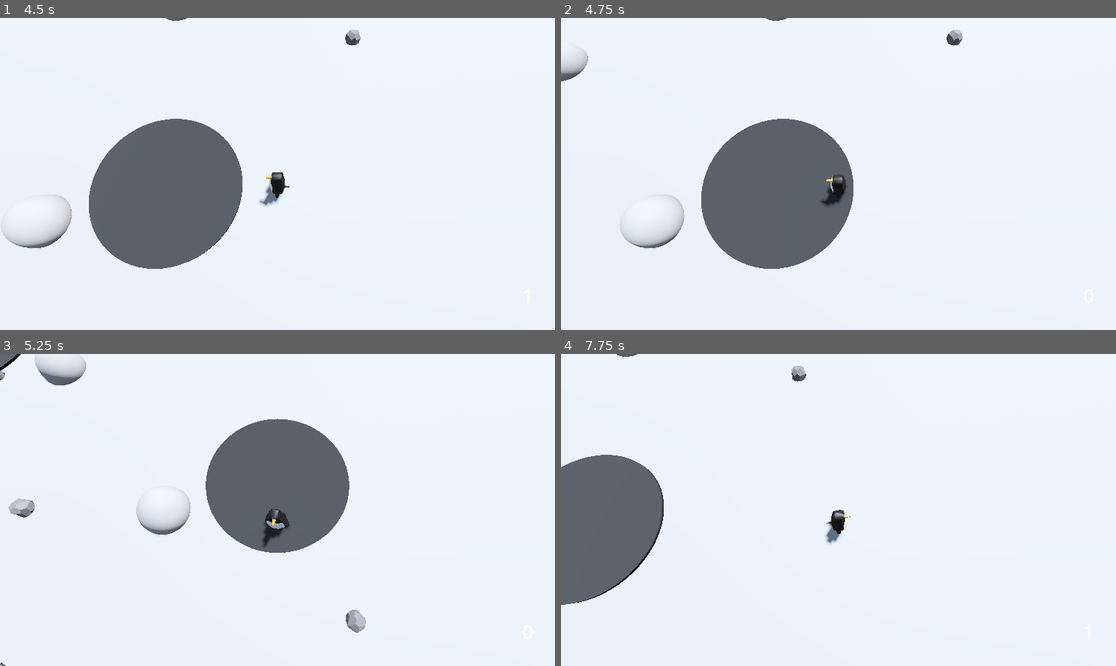
Above: before the commit, frames 1-4 (two rows, left to right).
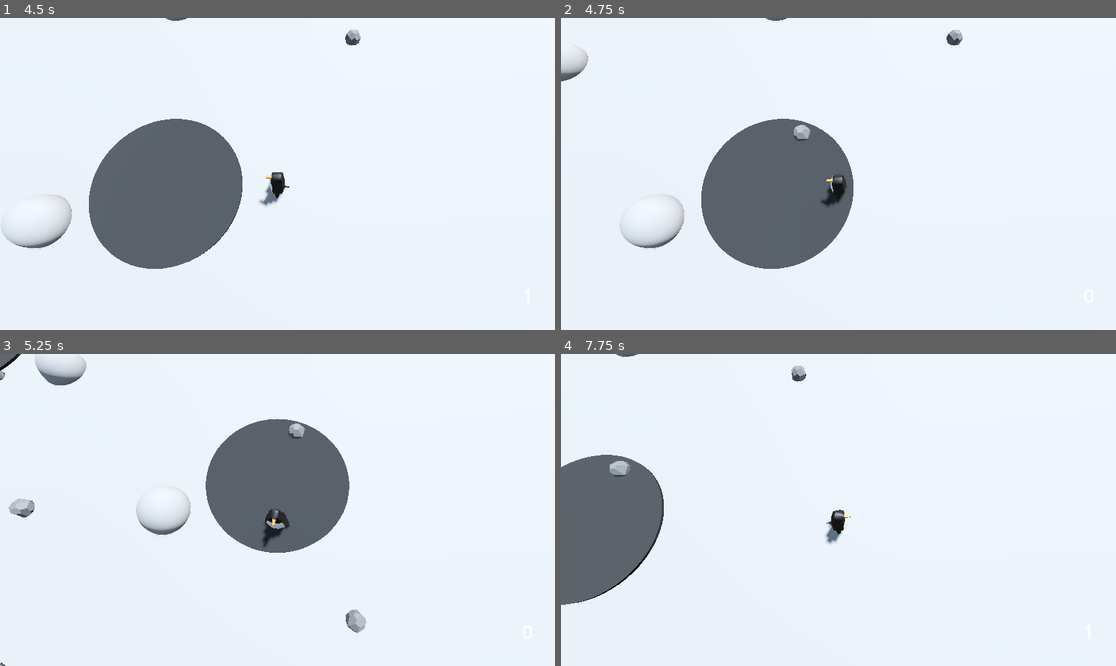
Above: after the commit, the same moments.

Repository: Edtg/Ludum-Dare-55
Game: Godot game, scene res://scenes/main.tscn
The game is run twice, just before and just after one commit, with the same random seed, the same clock (stepped at 60 frames per second) and the same inputs.
Inputs:
- Up to frame 1 (4.5 s): tap Enter at 0.5 s; hold D (move_right) 0.53-1.28 s; tap Space (slide) every 0.75 s from 0.6 to 4.35 s; hold S (move_back) 1.28-2.03 s; hold D (move_right) 2.03-2.78 s; hold W (move_forward) 2.78-3.53 s; hold A (move_left) from 3.53 s (still down)
- Up to frame 2 (4.75 s): keep holding A (move_left)
- Up to frame 3 (5.25 s): release A (move_left) at 5.03 s; hold S (move_back) from 5.03 s (still down); tap Space (slide) at 5.1 s
- Up to frame 4 (7.75 s): release S (move_back) at 5.78 s; hold D (move_right) 5.78-6.53 s; tap Space (slide) at 5.85, 6.6, 7.35 s; hold W (move_forward) 6.53-7.28 s; hold D (move_right) from 7.28 s (still down)

Frame 1 is identical in both runs. In frame 2, 0.1% of the frame differs, in the area x 41-45%, y 34-40%; in frame 3, 0.1%; in frame 4, 0.2%, in the area x 8-13%, y 34-40%.

Commit message:
Added rocks at nest that can't be picked up again

Diff:
--- a/scenes/objects/nest.gd
+++ b/scenes/objects/nest.gd
@@ -1,7 +1,10 @@
 extends Node3D
 
 
+const ROCK_PICKUP = preload("res://scenes/objects/rock_pickup.tscn")
+
 var rock_count: int
+var deposited_rocks: Array[Node3D]
 
 @export var assigned_penguin: CharacterBody3D
 @export var required_rocks: int = 5
@@ -18,6 +21,13 @@
 func _on_proximity_detector_body_entered(body):
 	if body == assigned_penguin:
 		rock_count += body.rock_count
+		for i in body.rock_count:
+			var rock = ROCK_PICKUP.instantiate()
+			rock.owning_penguin = assigned_penguin
+			var pos = Vector2.from_angle(randf() * 2 * PI) * randf_range(0.1, 1.4)
+			rock.position = Vector3(pos.x, 0, pos.y)
+			deposited_rocks.append(rock)
+			add_child(rock)
 		body.deposit_rocks()
 		check_rock_count()
 
@@ -25,6 +35,12 @@
 func check_rock_count():
 	if rock_count >= required_rocks:
 		rock_count -= required_rocks
+		for i in range(required_rocks):
+			var rock = deposited_rocks[i]
+			rock.queue_free()
+
+		for i in range(required_rocks):
+			deposited_rocks.pop_front()
 		required_rocks += required_rocks_increase
 		penguin_spirit.show()
 		assigned_penguin.show_upgrade_menu()
--- a/scenes/objects/rock_pickup.gd
+++ b/scenes/objects/rock_pickup.gd
@@ -2,6 +2,8 @@
 
 @export var random_scale_min: float = 0.8
 @export var random_scale_max: float = 1.4
+
+var owning_penguin: CharacterBody3D
 
 @onready var rock_mesh = $RockMesh
 
@@ -13,7 +15,7 @@
 
 
 func _on_proiximity_detector_body_entered(body):
-	if body.is_in_group("penguins"):
+	if body.is_in_group("penguins") and body != owning_penguin:
 		if body.can_pickup_rock():
 			body.pickup_rock()
 			queue_free()
